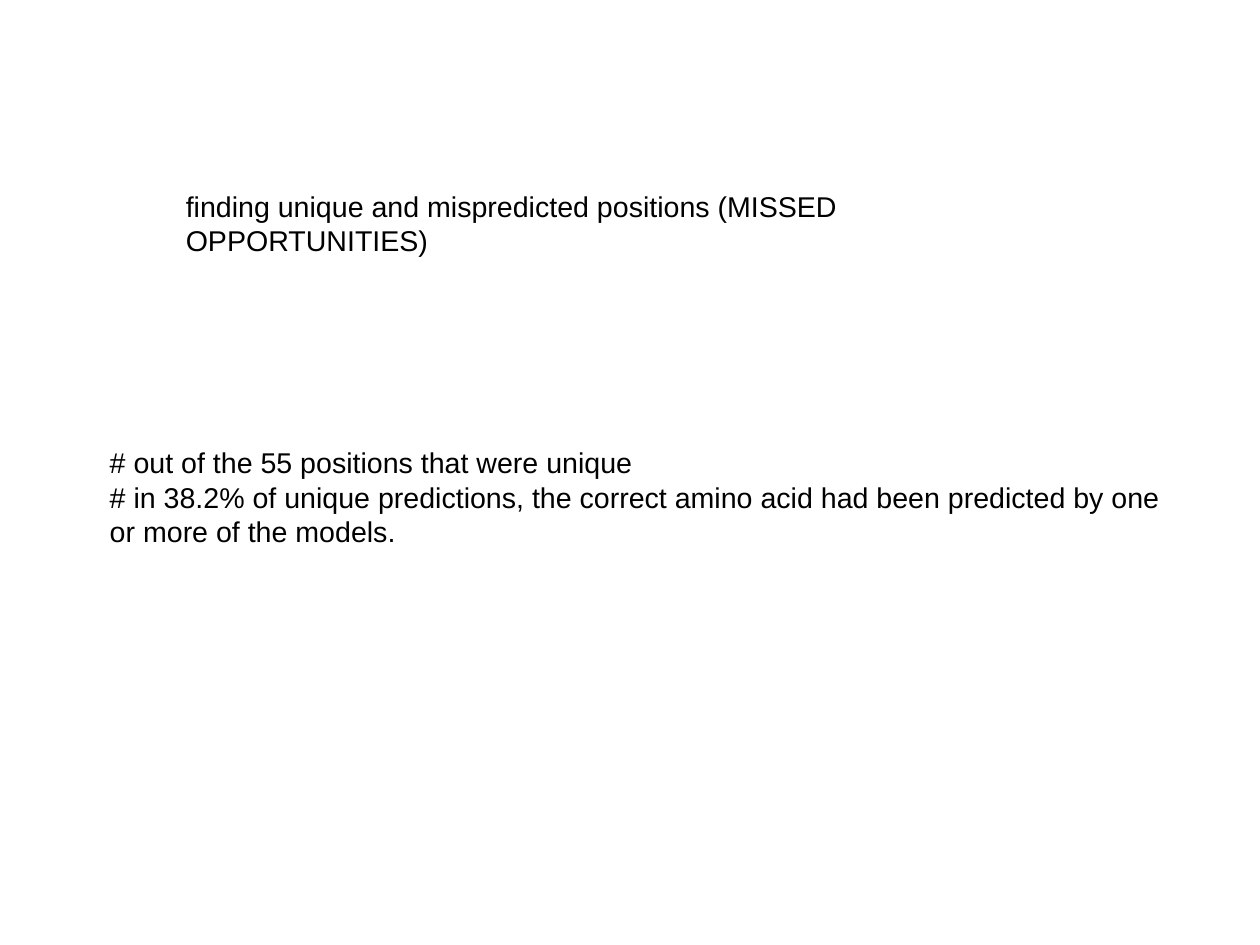
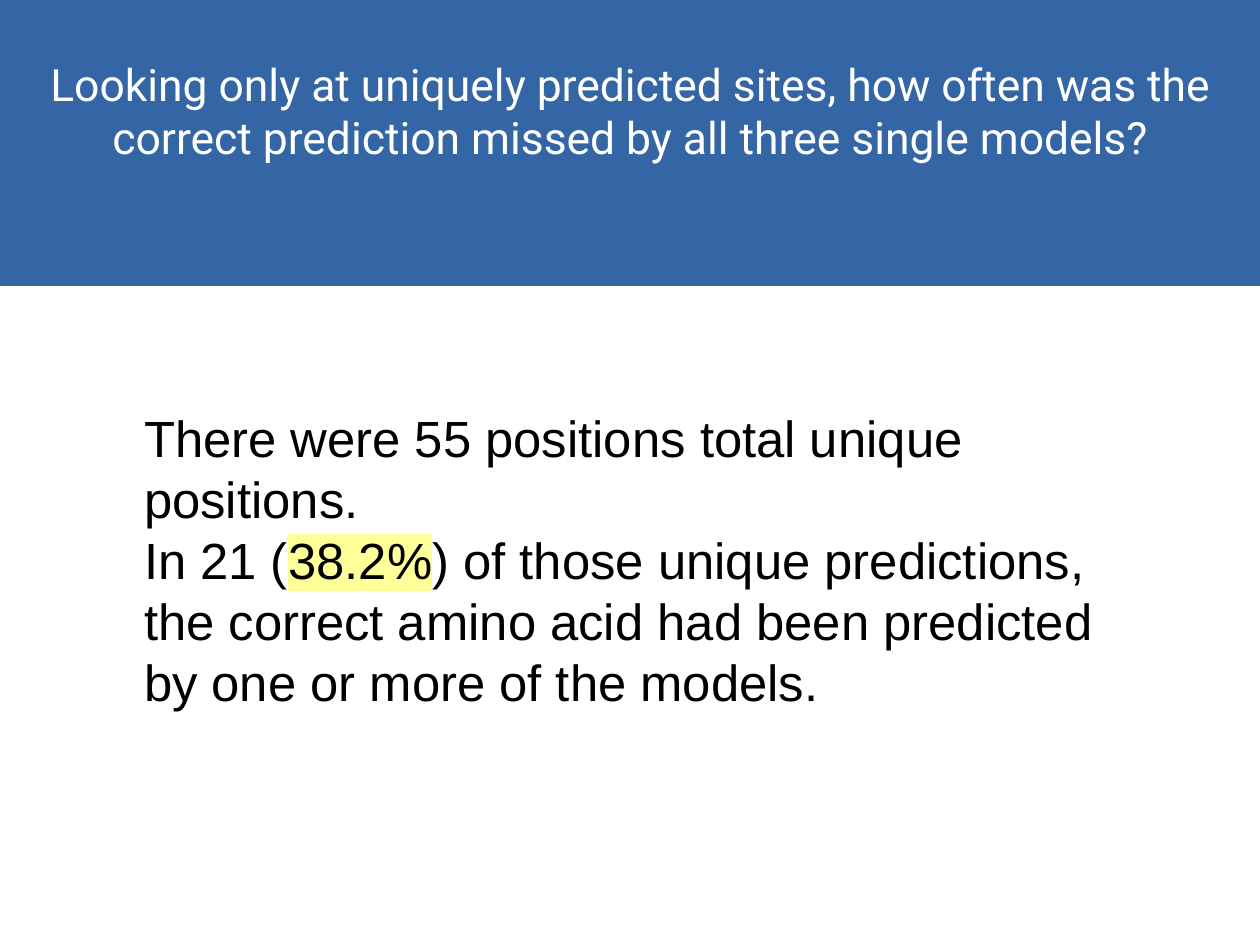
Before and after one commit to akulikova64/BERT_CNN_comparison, a slide deck: slide 27 of analysis/present_12_16_21.odp (slide 22 before the commit). Drawn at 1260x945 pixels with LibreOffice and Linux fonts; fonts in the diff are those of the drawing. Boxes give left, top, right and bottom in pixels: in the first picture for what was removed or moved away, otherwise in the second. Text is boxed around its words. In the diff, an @@ line names an element or a change of style, - is before the commit and + after.

```diff
--- a/analysis/present_12_16_21.odp
+++ b/analysis/present_12_16_21.odp
@@ rectangle added at (0, 0, 1260, 286), fill #3465A4, outline #3465A4 0 pt, 28 pt, text #FFFFFF @@
+Looking only at uniquely predicted sites, how often was the correct prediction missed by all three single models?
@@ text removed at (186, 196, 837, 257) @@
-finding unique and mispredicted positions (MISSED OPPORTUNITIES)
@@ text at (144, 420, 1092, 712): text changed; size 18 to 32 pt @@
-# out of the 55 positions that were unique
-# in 38.2% of unique predictions, the correct amino acid had been predicted by one or more of the models.
+There were 55 positions total unique positions.
+In 21 (38.2%) of those unique predictions, the correct amino acid had been predicted by one or more of the models.
```
Also in this commit, not shown: 9 other slides changed, 8 slides added, 3 slides removed, 4 other files.
